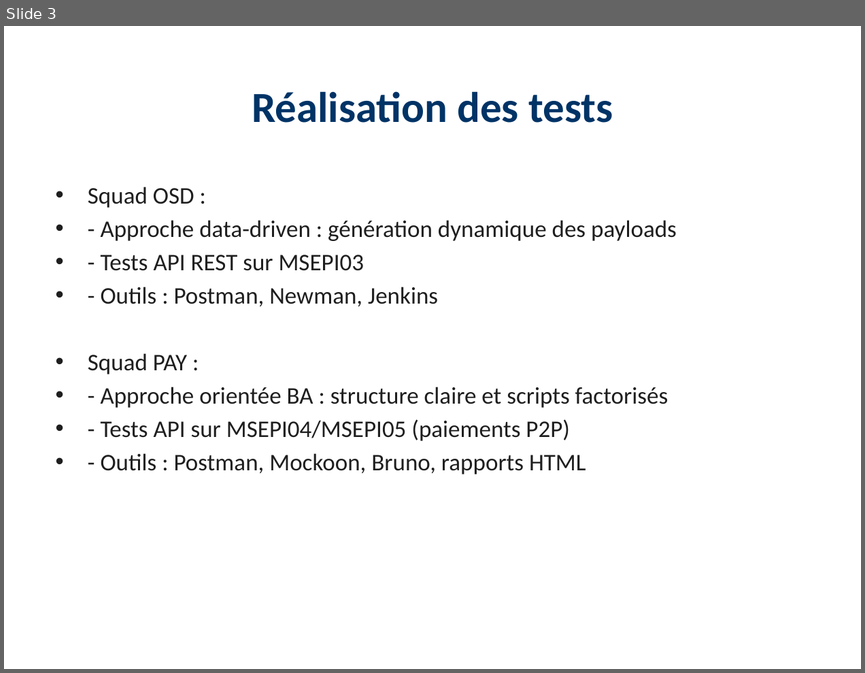
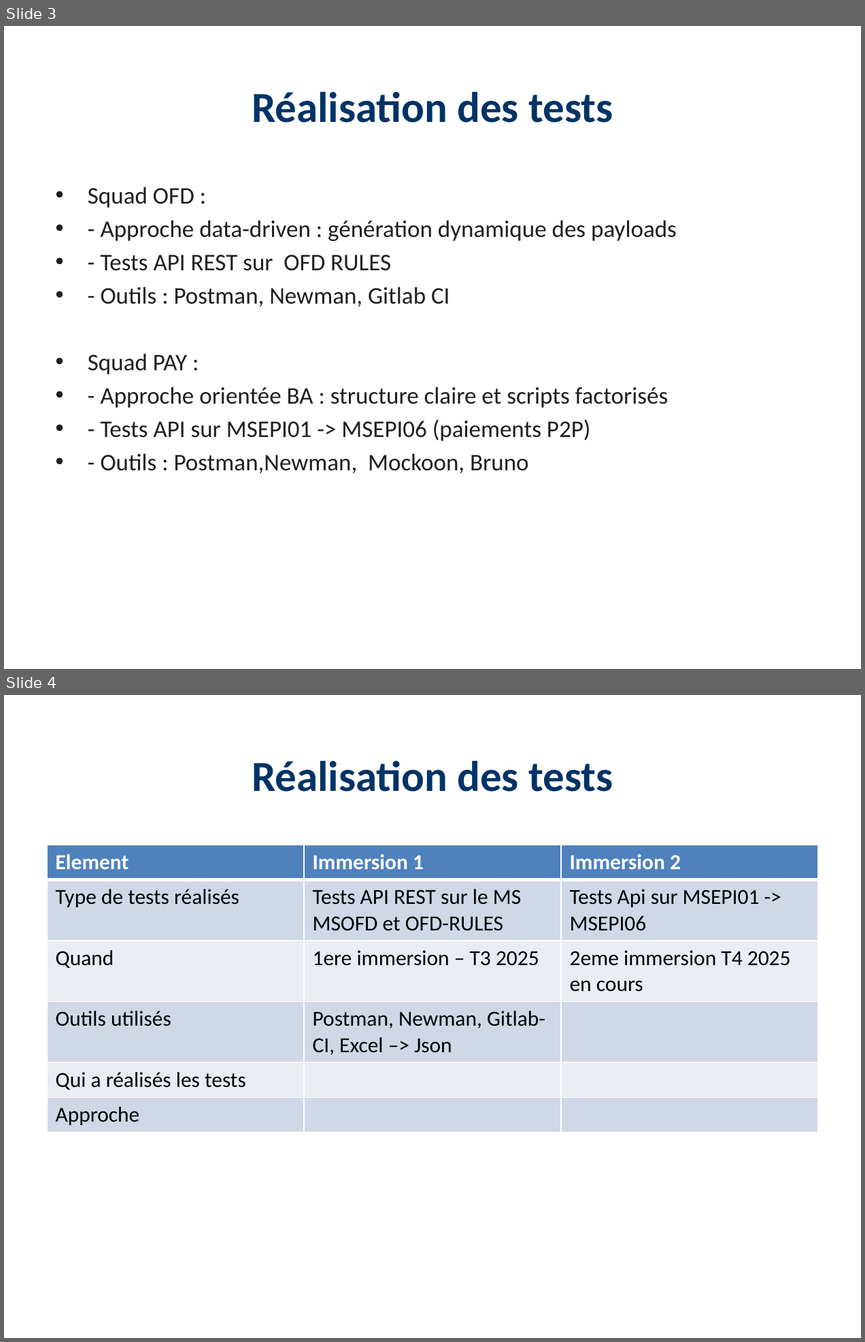
Before and after one commit to ranyach/DRAFTS, a slide deck: Présentation_Automatisation_Tests_LCL.pptx. Shown one above the other, each under a label of ours: slide 3 before the commit, slides 3 and 4 after it. The pictures are 865x673 and 865x1342 pixels, drawn with LibreOffice and Linux fonts; fonts in the diff are those of the drawing. Boxes give left, top, right and bottom in pixels: in the first picture for what was removed or moved away, otherwise in the second. Text is boxed around its words. In the diff, an @@ line names an element or a change of style, - is before the commit and + after.

```diff
--- a/Présentation_Automatisation_Tests_LCL.pptx
+++ b/Présentation_Automatisation_Tests_LCL.pptx
@@ slide 4 added at [4, 695, 861, 1338], background #FFFFFF @@
@@ title added at [252, 760, 613, 792], 36 pt, text #003366, bold @@
+Réalisation des tests
@@ table added at [47, 845, 818, 1130], 6 rows, 3 columns @@
+Element | Immersion 1 | Immersion 2
+Type de tests réalisés | Tests API REST sur le MS MSOFD et OFD-RULES | Tests Api sur MSEPI01 -> MSEPI06
+Quand | 1ere immersion – T3 2025 | 2eme immersion T4 2025 en cours
+Outils utilisés | Postman, Newman, Gitlab-CI, Excel –> Json | 
+Qui a réalisés les tests |  | 
+Approche |  | 
@@ slide 3 changed as well @@
@@ text at [88, 186, 194, 208]: text changed @@
-• Squad OSD :
+• Squad OFD :
@@ text at [101, 254, 449, 307]: text changed @@
-• - Tests API REST sur MSEPI03
-• - Outils : Postman, Newman, Jenkins
+• - Tests API REST sur OFD RULES
+• - Outils : Postman, Newman, Gitlab CI
@@ text at [101, 419, 591, 473]: text changed @@
-• - Tests API sur MSEPI04/MSEPI05 (paiements P2P)
-• - Outils : Postman, Mockoon, Bruno, rapports HTML
+• - Tests API sur MSEPI01 -> MSEPI06 (paiements P2P)
+• - Outils : Postman,Newman, Mockoon, Bruno
```
Also in this commit, not shown: 3 other slides changed.
